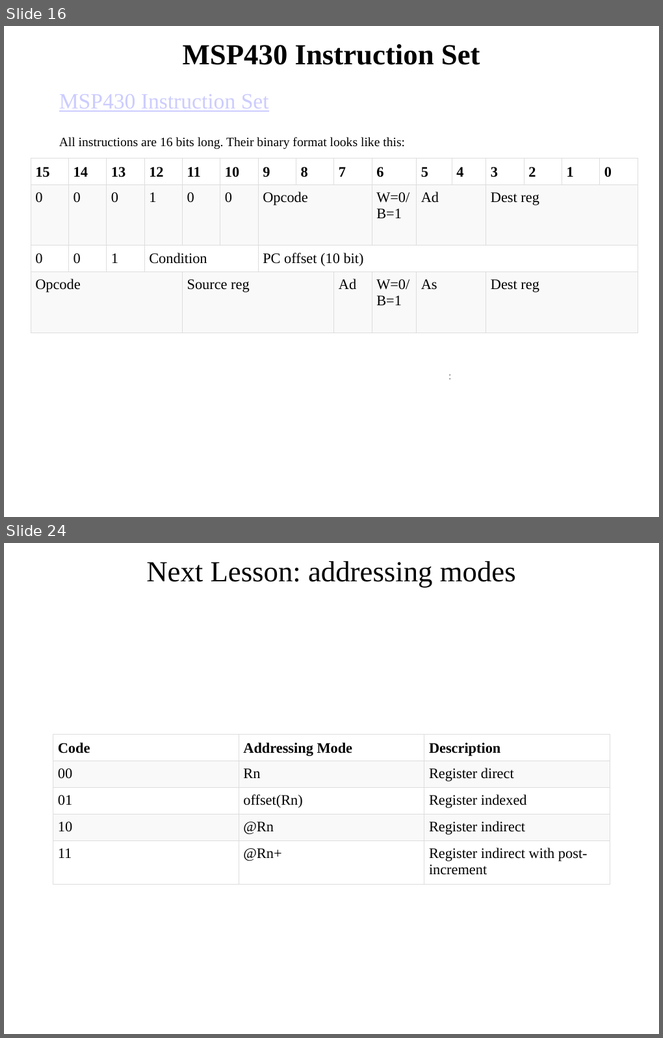
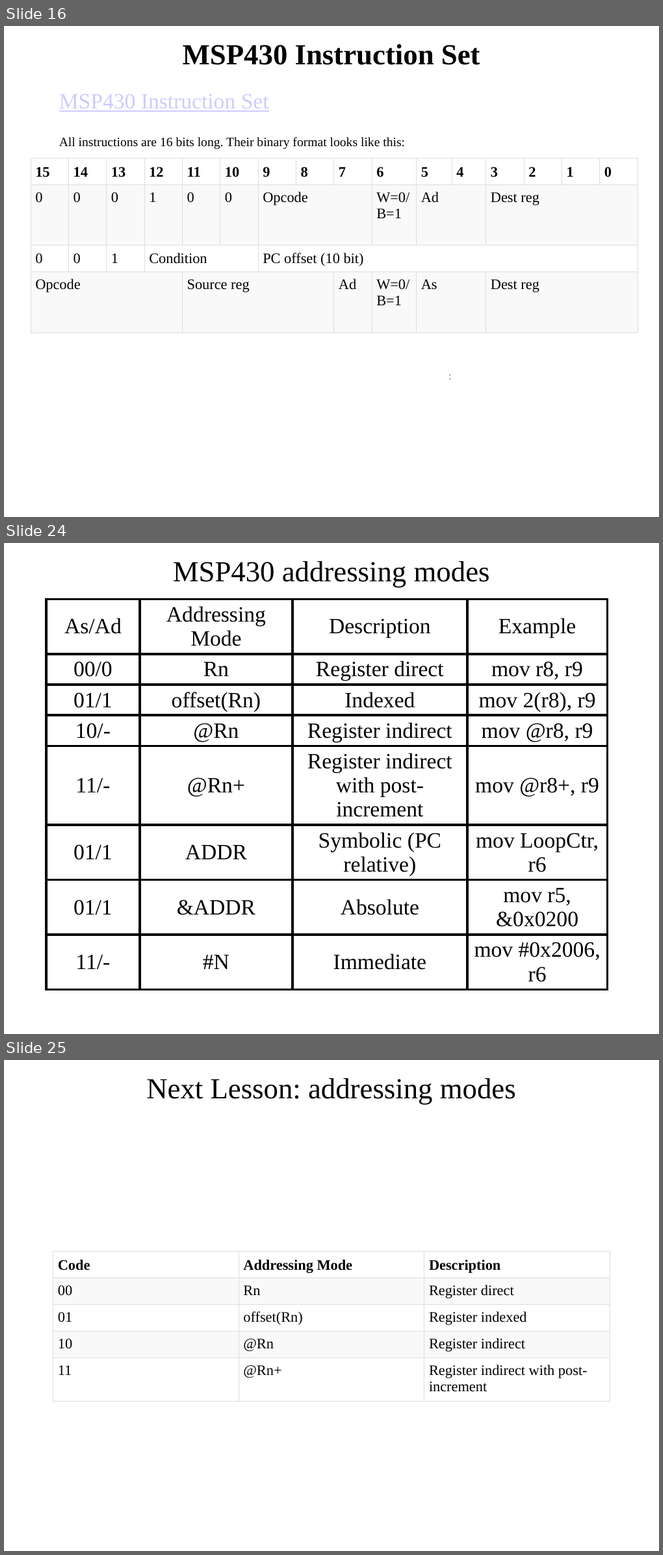
Before and after one commit to pw4rn3r/ECE382, a slide deck: notes/L3/Lsn3.pptx. Shown one above the other, each under a label of ours: slides 16 and 24 before the commit, slides 16, 24 and 25 after it; the slides between them are not shown. The pictures are 663x1038 and 663x1555 pixels, drawn with LibreOffice and Linux fonts; fonts in the diff are those of the drawing. Boxes give left, top, right and bottom in pixels: in the first picture for what was removed or moved away, otherwise in the second. Text is boxed around its words. In the diff, an @@ line names an element or a change of style, - is before the commit and + after.

```diff
--- a/notes/L3/Lsn3.pptx
+++ b/notes/L3/Lsn3.pptx
@@ slide 24 added at <box>4,543,659,1034</box>, background #FFFFFF @@
@@ title added at <box>173,561,490,588</box>, 32 pt, text #000000 @@
+MSP430 addressing modes
@@ table added at <box>47,600,607,985</box>, 8 rows, 4 columns @@
+As/Ad | Addressing Mode | Description | Example
+00/0 | Rn | Register direct | mov r8, r9
+01/1 | offset(Rn) | Indexed | mov 2(r8), r9
+10/- | @Rn | Register indirect | mov @r8, r9
+11/- | @Rn+ | Register indirect with post-increment | mov @r8+, r9
+01/1 | ADDR | Symbolic (PC relative) | mov LoopCtr, r6
+01/1 | &ADDR | Absolute | mov r5, &0x0200
+11/- | #N | Immediate | mov #0x2006, r6
@@ what was slide 24 is now slide 25 @@
```
Also in this commit, not shown: 5 slides changed, 2 other slides added, 2 slides removed, 1 other file.
